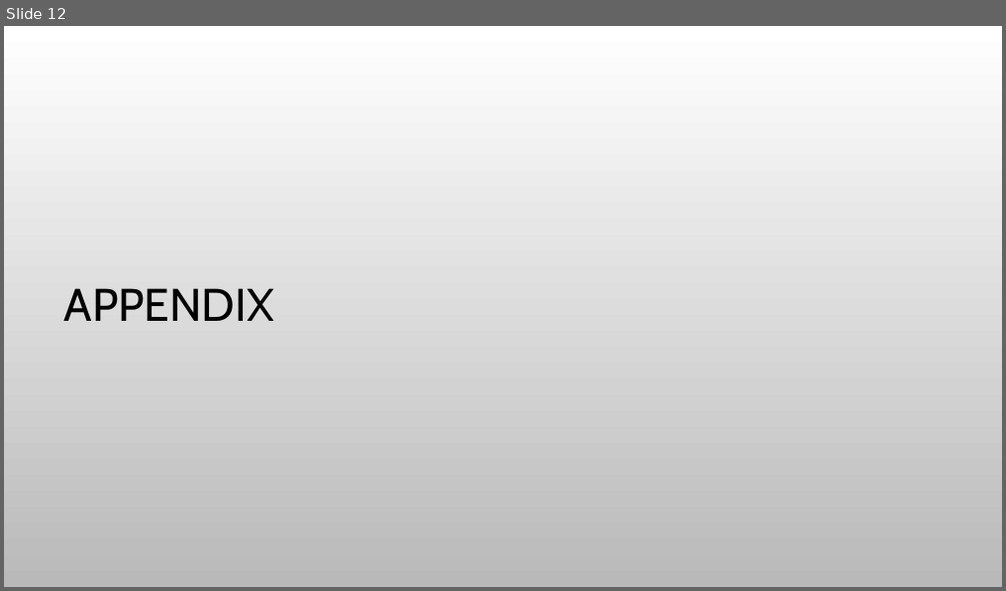
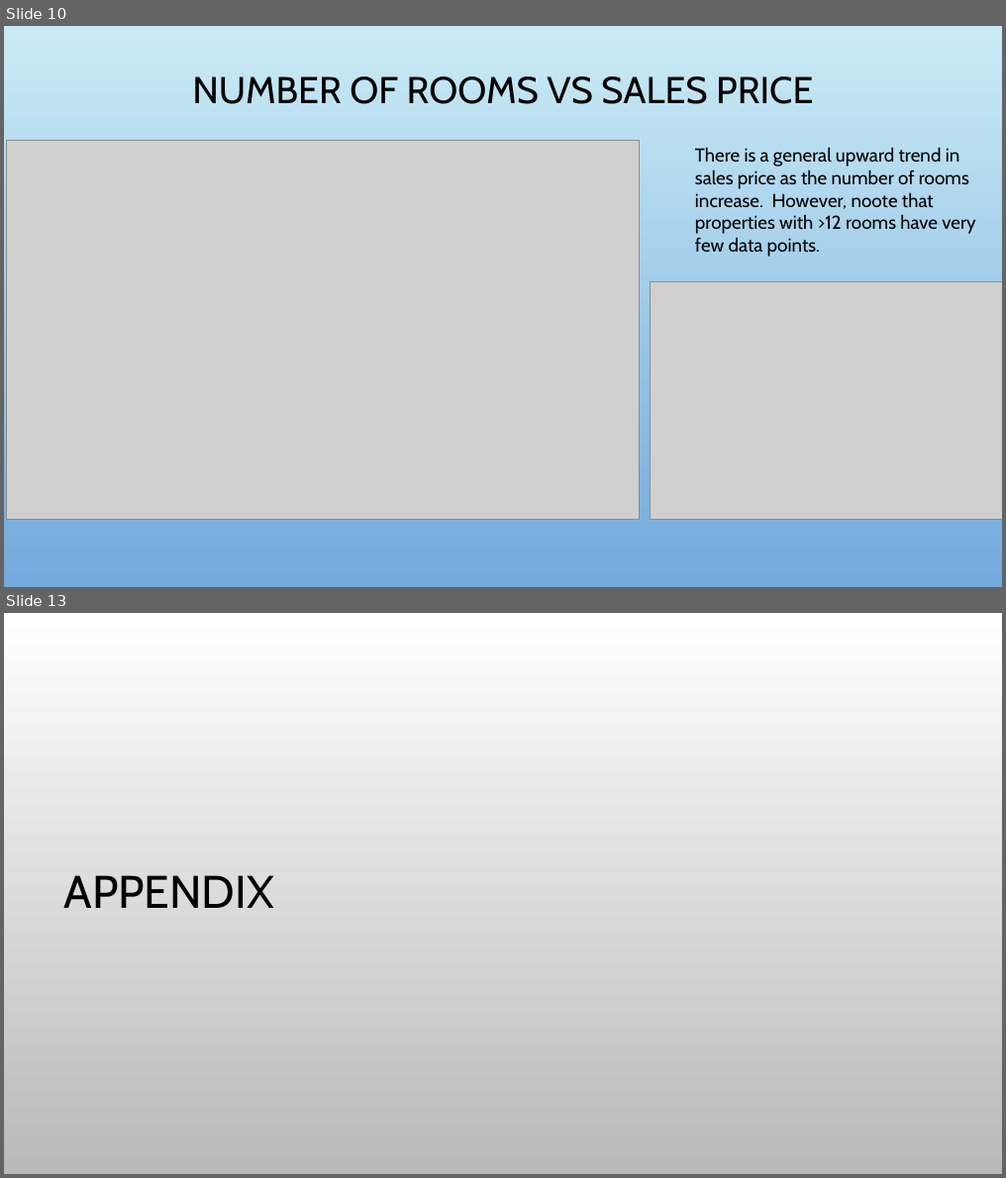
Before and after one commit to bloom4cats/Data-Analytics-2019-Group-4-v2, a slide deck: docs/Team 4 Lab 1.pptx. Shown one above the other, each under a label of ours: slide 12 before the commit, slides 10 and 13 after it; the slides between them are not shown. The pictures are 1006x591 and 1006x1178 pixels, drawn with LibreOffice and Linux fonts; fonts in the diff are those of the drawing; grey boxes stand for pictures; background and template pictures are left out. Boxes give left, top, right and bottom in pixels: in the first picture for what was removed or moved away, otherwise in the second. Text is boxed around its words. In the diff, an @@ line names an element or a change of style, - is before the commit and + after.

```diff
--- a/docs/Team 4 Lab 1.pptx
+++ b/docs/Team 4 Lab 1.pptx
@@ slide 10 added at (4,26,1002,587), background picture (left out) @@
@@ title added at (192,76,813,104), 36 pt, text #000000 @@
+NUMBER OF ROOMS VS SALES PRICE
@@ picture added at (6,140,640,520) @@
@@ text added at (695,148,975,257), 18 pt, text #000000 @@
+There is a general upward trend in sales price as the number of rooms increase. However, noote that properties with >12 rooms have very few data points.
@@ picture added at (650,281,1002,519) @@
@@ what was slide 12 is now slide 13 @@
```
Also in this commit, not shown: 9 slides changed, 2 other slides added, 3 slides removed.
